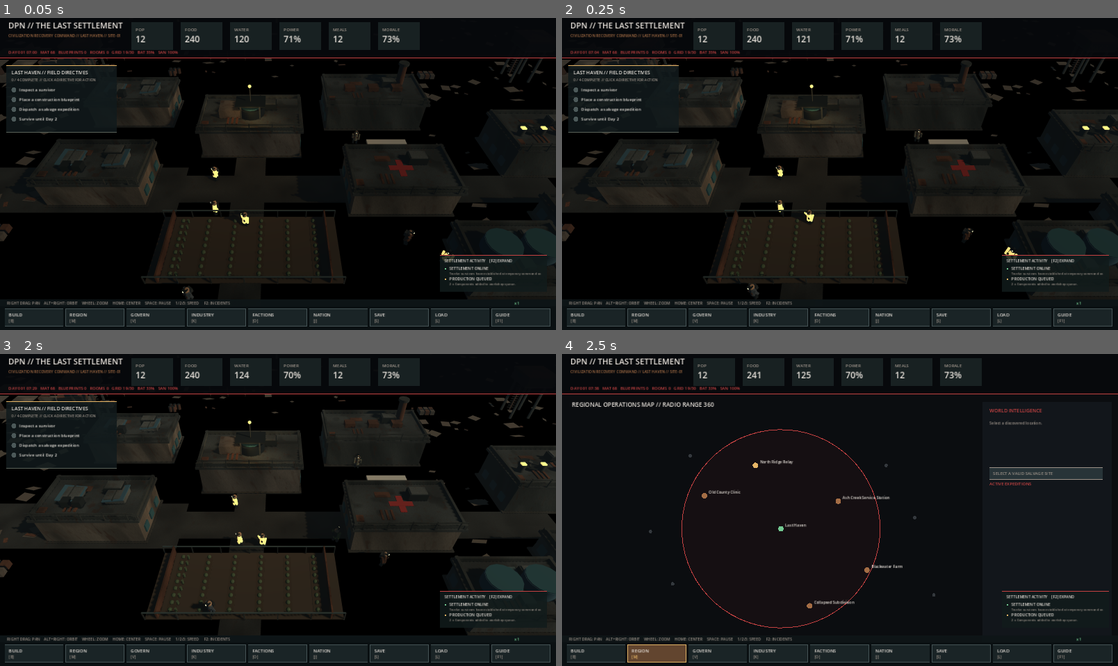
Above: before the commit, frames 1-4 (two rows, left to right).
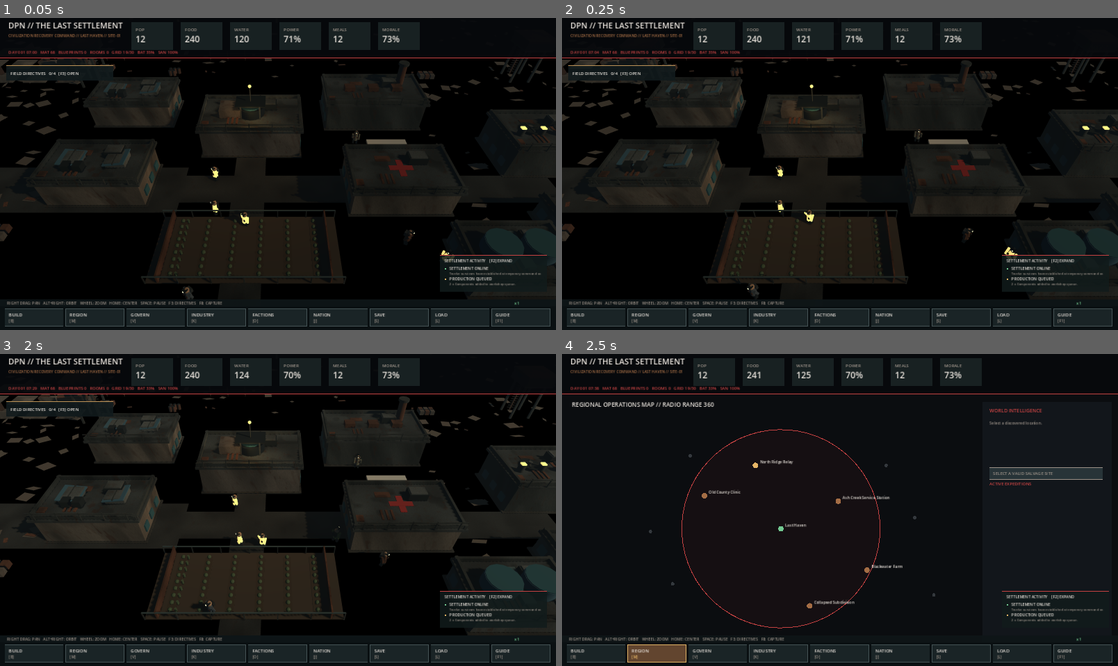
Above: after the commit, the same moments.

Repository: DPN-Technology/The-Last-Settlement
Game: Godot game, scene res://src/Main.tscn
The game is run twice, just before and just after one commit, with the same random seed, the same clock (stepped at 60 frames per second) and the same inputs.
Inputs (mouse positions are in pixels of both pictures, inside the frame that each line leads up to):
- Up to frame 1 (0.05 s): no input
- Up to frame 2 (0.25 s): no input
- Up to frame 3 (2 s): tap Enter at 0.5 s; move the mouse to (400, 494) at 0.52 s; hold Right 0.53-1.25 s; tap F at 0.6 s; click (400, 494) at 0.67 s; tap Space at 0.77, 1.25 s; drag from (166, 525) to (250, 572) at 1.27 s
- Up to frame 4 (2.5 s): move the mouse to (895, 441) at 2.02 s; hold Right from 2.03 s (still down); tap M at 2.1 s; click (895, 441) at 2.17 s; tap F at 2.3 s

The runs differ from the first frame. In frame 1, 1.1% of the frame differs, in the area x 1-42%, y 15-92%; in frame 2, 1.1%; in frame 3, 1.2%; in frame 4, 0.2%.

Commit message:
feat(ui): collapse field directives by default and toggle F3 for unobstructed 3D gameplay

Diff:
--- a/src/main.gd
+++ b/src/main.gd
@@ -22,6 +22,7 @@
 var update_mode := false
 var help_mode := false
 var incident_panel_visible := false
+var field_directives_visible := false
 var playtest_notice := ""
 var playtest_notice_seconds := 0.0
 var camera_offset := Vector2(-75, -34)
@@ -137,7 +138,10 @@
 		if build_mode:
 			_draw_build_palette()
 		elif not world_map_mode and not governance_mode and not economy_mode and not faction_mode and not civilization_mode:
-			_draw_field_objectives()
+			if field_directives_visible:
+				_draw_field_objectives()
+			else:
+				_draw_directive_tab()
 	if help_mode:
 		_draw_help_panel()
 	elif update_mode:
@@ -713,7 +717,7 @@
 	if build_mode:
 		var definition := sim.get_build_catalog()[build_catalog_index]
 		build_text = "   CONSTRUCTING: %s   Q/E SWITCH   F ROTATE   LEFT-CLICK PLACE" % str(definition["name"]).to_upper()
-	var command_hint := "RIGHT DRAG: PAN    ALT+RIGHT: ORBIT    WHEEL: ZOOM    HOME: CENTER     SPACE: PAUSE     1/2/3: SPEED     F2: INCIDENTS" + build_text
+	var command_hint := "RIGHT DRAG: PAN   ALT+RIGHT: ORBIT   WHEEL: ZOOM   HOME: CENTER   SPACE: PAUSE   F3: DIRECTIVES   F8: CAPTURE" + build_text
 	draw_rect(Rect2(0, vp.y - 88, vp.x, 22), Color(Color("#0e1517"), 0.95))
 	draw_string(ThemeDB.fallback_font, Vector2(20, vp.y - 73), command_hint, HORIZONTAL_ALIGNMENT_LEFT, vp.x - 155, 11, MUTED)
 	draw_string(ThemeDB.fallback_font, Vector2(vp.x - 120, vp.y - 73), status, HORIZONTAL_ALIGNMENT_LEFT, -1, 12, WARN if sim.paused else GOOD)
@@ -723,6 +727,16 @@
 		draw_rect(Rect2(22, 125, width, 37), PANEL_SOLID, true)
 		draw_rect(Rect2(22, 125, width, 37), GOOD, false, 1.0)
 		draw_string(ThemeDB.fallback_font, Vector2(35, 148), playtest_notice, HORIZONTAL_ALIGNMENT_LEFT, width - 25.0, 12, GOOD)
+
+func _draw_directive_tab() -> void:
+	var count := 0
+	for key in sim.field_objectives.keys():
+		if bool(sim.field_objectives[key]):
+			count += 1
+	var rect := Rect2(18, 139, 308, 43)
+	draw_rect(rect, Color("#111a1ce2"))
+	draw_rect(rect, Color("#bc9257"), false, 1.0)
+	draw_string(ThemeDB.fallback_font, Vector2(30, 166), "FIELD DIRECTIVES   %d/4   [F3] OPEN" % count, HORIZONTAL_ALIGNMENT_LEFT, 292, 12, TEXT)
 
 func _draw_field_objectives() -> void:
 	var x := 18.0
@@ -1080,6 +1094,8 @@
 				help_mode = not help_mode
 			KEY_F2:
 				incident_panel_visible = not incident_panel_visible
+			KEY_F3:
+				field_directives_visible = not field_directives_visible
 			KEY_F4:
 				var mode := DisplayServer.window_get_mode()
 				DisplayServer.window_set_mode(DisplayServer.WINDOW_MODE_WINDOWED if mode == DisplayServer.WINDOW_MODE_FULLSCREEN else DisplayServer.WINDOW_MODE_FULLSCREEN)
@@ -1412,7 +1428,10 @@
 			if build_mode and _handle_build_palette_click(event.position):
 				return
 			if not build_mode and not world_map_mode and not governance_mode and not economy_mode and not faction_mode and not civilization_mode and selected_citizen.is_empty() and selected_building.is_empty() and selected_blueprint.is_empty():
-				if _handle_objective_click(event.position):
+				if not field_directives_visible and Rect2(18, 139, 308, 43).has_point(event.position):
+					field_directives_visible = true
+					return
+				if field_directives_visible and _handle_objective_click(event.position):
 					return
 			if _handle_inspector_click(event.position):
 				return
